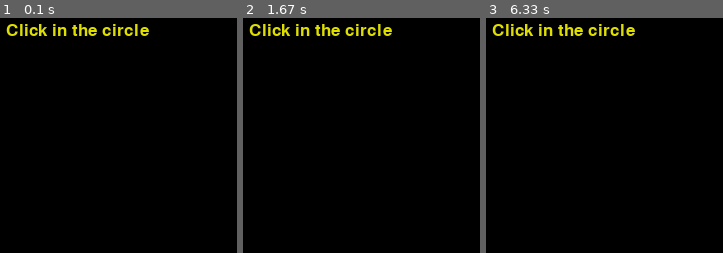
Above: before the commit, frames 1-3 (left to right).
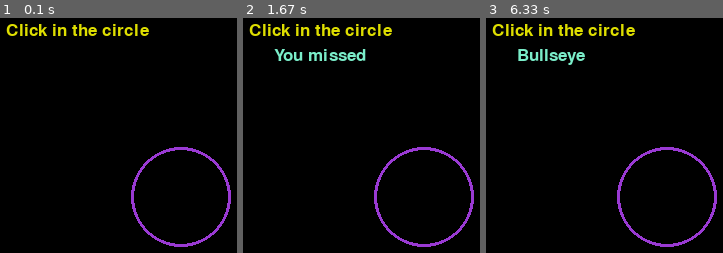
Above: after the commit, the same moments.

Repository: Rosebotics/catapult2019
Game: pygame game, started from learningPygame/Nikhil/02-ClickInTheCircle/ClickInTheCircle.py
Same seed, same stepped clock (60 frames per second), same inputs: the game is played once before the commit and once after it.
Inputs (mouse positions are in pixels of both pictures, inside the frame that each line leads up to):
- Up to frame 1 (0.1 s): no input
- Up to frame 2 (1.67 s): click (423, 196) at 0.38 s; click (328, 198) at 0.72 s
- Up to frame 3 (6.33 s): click (685, 180) at 6.05 s

The runs differ from the first frame. In frame 1, 1.6% of the frame differs, in the area x 55-98%, y 54-98%; in frame 2, 2.7%, in the area x 13-98%, y 13-98%; in frame 3, 2.5%.

Commit message:
Notes on moving smile.

Diff:
--- a/learningPygame/Nikhil/02-ClickInTheCircle/ClickInTheCircle.py
+++ b/learningPygame/Nikhil/02-ClickInTheCircle/ClickInTheCircle.py
@@ -1,3 +1,5 @@
+from typing import Tuple
+
 import pygame, sys
 import math
 
@@ -10,7 +12,8 @@
 
     # TODO: Return the actual distance between point 1 and point 2.
     #       distance = sqrt(   (delta x) ** 2 + (delta y) ** 2  )
-    return 0
+    return math.sqrt(  (point2_x - point1_x)  ** 2      +        (point2_y - point1_y) ** 2 )
+
 
 
 def main():
@@ -35,29 +38,55 @@
     pygame.draw.circle(screen, circle_color, circle_center, circle_radius, circle_border_width)
 
     message_text = ''
-
+    pygame.mixer.music.load("drums.wav")
     while True:
 
         for event in pygame.event.get():
             if event.type == pygame.QUIT:
-                sys.quit()
+                sys.exit()
 
-            # TODO 2: For a MOUSEBUTTONDOWN event get the click position.
-            # TODO 3: Determine if the distance to the circle_center is less than the circle_radius
-            # TODO 4: Set the message_text to either 'Bullseye!' or 'You missed!'
+            # done 2: For a MOUSEBUTTONDOWN event get the click position.
+            if event.type == pygame.MOUSEBUTTONDOWN:
+                click_position = event.pos
+            # done 3: Determine if the distance to the circle_center is less than the circle_radius
+                print(click_position)
+                distance_from_circle = distance(click_position, circle_center)
+                print(distance_from_circle)
+
+                if distance_from_circle < circle_radius:
+                    message_text = 'Bullseye'
+                    pygame.mixer.music.play(2)
+                else:
+                    message_text = 'You missed'
+                    pygame.mixer.music.stop()
+
+
+
+            # done 4: Set the message_text to either 'Bullseye!' or 'You missed!'
+
+
+
             # TODO 7: After you get the message_text working add the drums.wav
             # TODO 7:   Start playing for clicks within the circle, stop playing for clicks outside the circle
 
+
+
+
+
+
         screen.fill(frame_color)
 
-        # TODO 1: Draw the circle using the screen, circle_color, circle_center, circle_radius, and circle_border_width
+        # done 1: Draw the circle using the screen, circle_color, circle_center, circle_radius, and circle_border_width
+        pygame.draw.circle(screen, circle_color, circle_center, circle_radius, circle_border_width)
 
         # TODO 5: Create a text image (render the text) based on the message_text
         # TODO 5:   Color (122, 237, 201)
         # TODO 5:   Background Color (122, 237, 201)
+        message_image = font.render(message_text, True,(122, 237, 201))
 
         screen.blit(instructions_image, (25, 25))
         # TODO 6: Draw (blit) the message to the user that says 'Bullseye!' or 'You missed!'
+        screen.blit(message_image, (50, 50))
 
         pygame.display.update()
 
